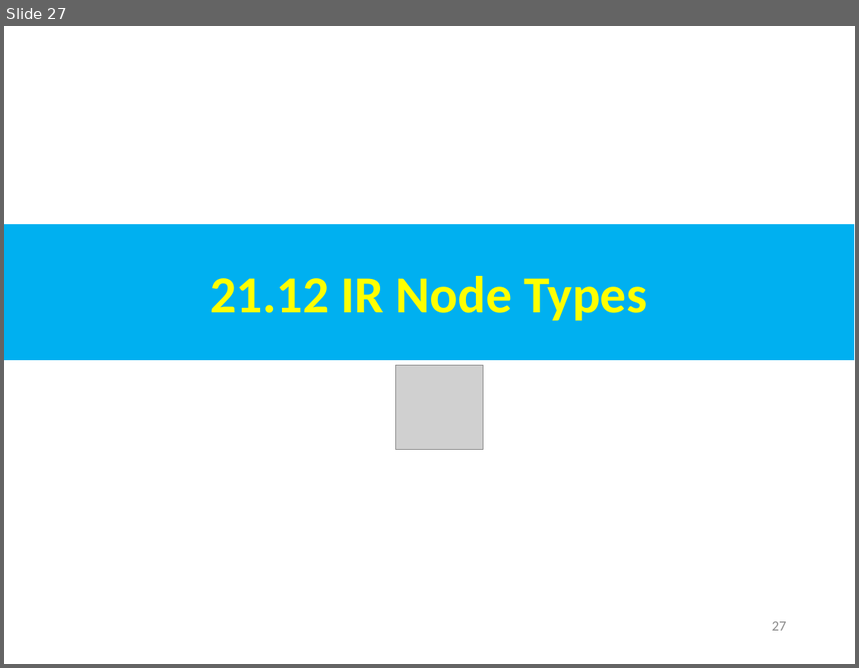
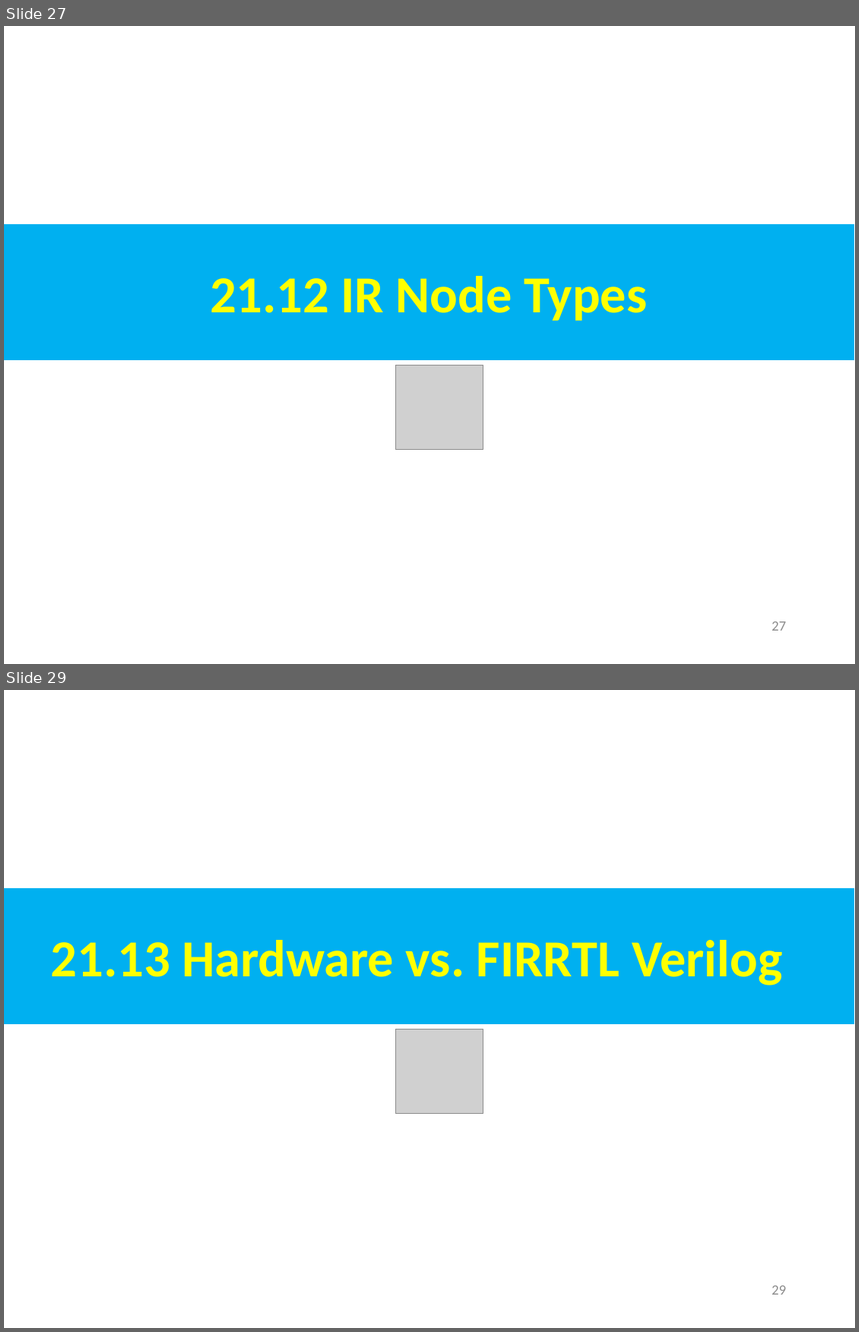
Before and after one commit to peterhchen/AIU_CS800_Chisel, a slide deck: 500_UCSC_HWD/021_FIRRTL/000_Video/021.FIRRTL.ppt. Shown one above the other, each under a label of ours: slide 27 before the commit, slides 27 and 29 after it; the slides between them are not shown. The pictures are 859x668 and 859x1332 pixels, drawn with LibreOffice and Linux fonts; fonts in the diff are those of the drawing; grey boxes stand for pictures. Boxes give left, top, right and bottom in pixels: in the first picture for what was removed or moved away, otherwise in the second. Text is boxed around its words. In the diff, an @@ line names an element or a change of style, - is before the commit and + after.

```diff
--- a/500_UCSC_HWD/021_FIRRTL/000_Video/021.FIRRTL.ppt
+++ b/500_UCSC_HWD/021_FIRRTL/000_Video/021.FIRRTL.ppt
@@ slide 29 added at (4,690,855,1328), background #FFFFFF @@
@@ rectangle added at (4,888,854,1024), fill #00B0F0, 44 pt, text #FFFF00, bold @@
+21.13 Hardware vs. FIRRTL Verilog
@@ picture added at (396,1030,484,1114) @@
@@ page number added at (772,1286,786,1295), 12 pt, text #8B8B8B @@
+29
```
Also in this commit, not shown: 1 slide changed, 21 other slides added.
